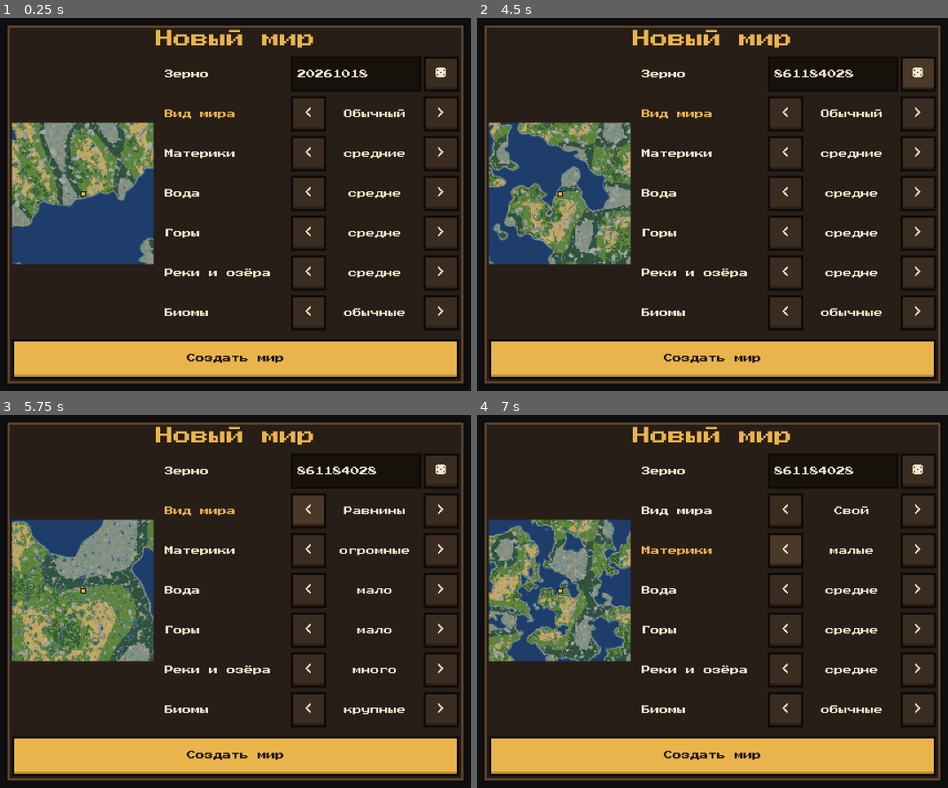
Above: before the commit, frames 1-4 (two rows, left to right).
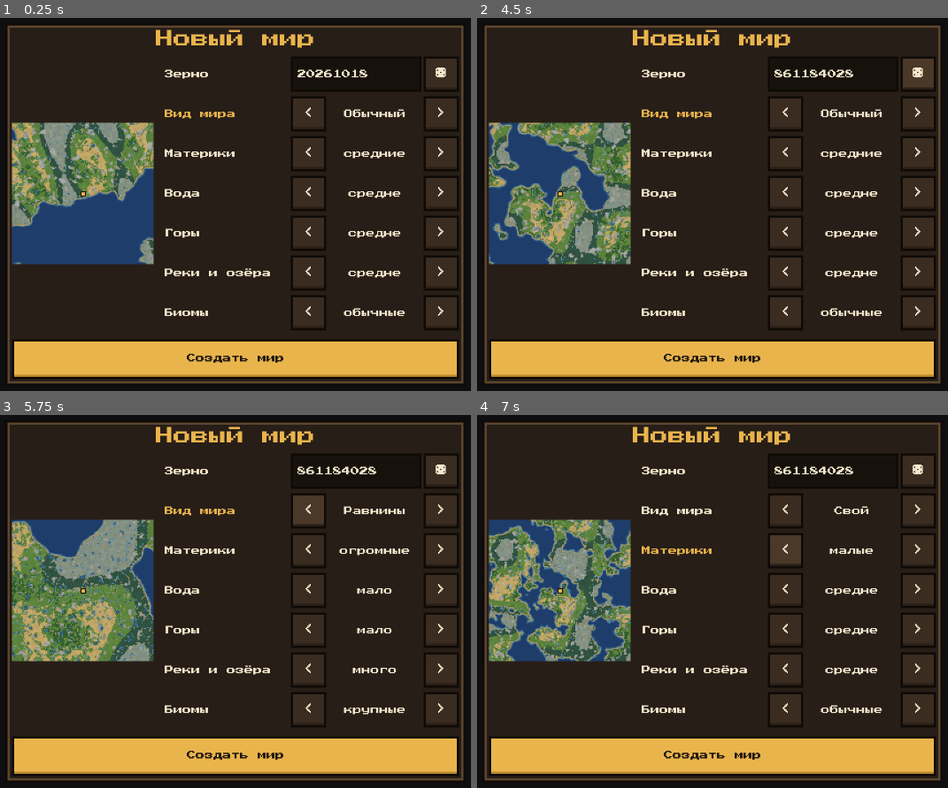
Above: after the commit, the same moments.

Repository: randomboygh/survivium
Game: Godot game, scene res://scenes/main.tscn
The game is run twice, just before and just after one commit, with the same random seed, the same clock (stepped at 60 frames per second) and the same inputs.
Inputs (mouse positions are in pixels of both pictures, inside the frame that each line leads up to):
- Up to frame 1 (0.25 s): no input
- Up to frame 2 (4.5 s): click (933, 36) at 0.5 s; click (outside the picture) at 1.25 s; click (778, 32) at 2.02 s; click (830, 32) at 2.77 s; click (886, 32) at 3.52 s; click (919, 73) at 4.27 s
- Up to frame 3 (5.75 s): click (310, 511) at 5.02 s
- Up to frame 4 (7 s): click (919, 511) at 5.77 s; click (787, 549) at 6.52 s

The runs differ from the first frame. In frame 1, 0.1% of the frame differs, in the area x 2-33%, y 27-66%; in frame 2, 0.3%; in frame 3, 0.2%; in frame 4, 0.6%, in the area x 2-33%, y 27-67%.

Commit message:
Flatter beaches, rivers widening to their mouths, map zoomed out further
- Where the cliff noise is low the coast is a flat beach: the land stays a
  level above the sea for FLAT_BEACH cells and the sea floor slopes gently;
  hills grow in further from the coast everywhere.
- Rivers widen over MOUTH_REACH cells towards the sea or a lake, so they
  are brooks at the source and broad at the mouth; their bed is cut into
  the lake or sea floor too, so there is no step where they flow in.
- The minimap paints a chunk's ground already at TERRAIN, two chunks ahead
  of the meshes, so the world is not seen being made at its edge.
- The full-screen map zooms out to a quarter of a UI pixel per map pixel.

Co-Authored-By: Claude Opus 5.5 <noreply@anthropic.com>
Claude-Session: https://claude.ai/code/session_01Y4rKGXuRcNmUqi41U2UZUY

Diff:
--- a/src/client/chunk_streamer.gd
+++ b/src/client/chunk_streamer.gd
@@ -88,7 +88,7 @@
 var job_part := -1
 var job_meshes := []
 var job_plant_parts := {}
-## Chunks just shaped whose columns the roof map (part 0) and the minimap (part 1)
+## Chunks just made whose columns the roof map (part 0) and the minimap (part 1)
 ## still have to take, one a frame: Vector3i(key.x, key.y, part).
 var paint_queue: Array[Vector3i] = []
 ## True once every chunk within LOAD_RANGE of the player is built.
@@ -259,11 +259,16 @@
 
 ## A chunk reached a stage: once it is SHAPED its columns are final, so the roof
 ## map and the minimap take them, at once with `now` (the loading screen and tools),
-## else one a frame (see run_jobs).
+## else one a frame (see run_jobs). The minimap paints its ground already at TERRAIN,
+## two chunks ahead of the meshes, so the world is not seen being made at its edge;
+## the trees come in with SHAPED.
 func _on_generated(key: Vector2i, stage: int, now := false) -> void:
-	if stage != WorldGen.SHAPED:
-		return
-	for part in 2:
+	var parts: Array
+	if stage == WorldGen.SHAPED:
+		parts = [0, 1]
+	elif stage == WorldGen.TERRAIN:
+		parts = [1]
+	for part: int in parts:
 		if now:
 			_paint(Vector3i(key.x, key.y, part))
 		else:
--- a/src/client/map_view.gd
+++ b/src/client/map_view.gd
@@ -7,8 +7,11 @@
 const UiStyle := preload("res://src/client/ui_style.gd")
 const Minimap := preload("res://src/client/minimap.gd")
 
-## UI pixels per map pixel (a map pixel is two by two cells).
-const ZOOMS := [1, 2, 3, 4, 6]
+## UI pixels per map pixel (a map pixel is two by two cells); below one the map
+## shrinks, so a long walk fits on the screen.
+const ZOOMS := [0.25, 0.5, 1.0, 2.0, 3.0, 4.0, 6.0]
+## The zoom the map opens at the first time.
+const FIRST_ZOOM := 3
 const BUTTON := 36
 const MARGIN := 8
 const BACKGROUND := Color(0.06, 0.06, 0.07, 0.97)
@@ -18,7 +21,7 @@
 var minimap: Minimap
 ## The column in the middle of the screen, in cells.
 var centre := Vector2.ZERO
-var zoom_index := 1
+var zoom_index := FIRST_ZOOM
 ## Fingers on the map by index, and how far apart two of them were when the pinch
 ## last changed the zoom.
 var _fingers := {}
@@ -175,6 +178,6 @@
 	draw_rect(rect, BACKGROUND)
 	minimap.draw_map(self, rect, centre, zoom())
 	var p := (rect.get_center() + (Vector2(minimap.player_cell) - centre) / Minimap.STEP * zoom()).floor()
-	var r := 1.0 + zoom_index
+	var r := 1.0 + maxi(0, zoom_index - 2)
 	draw_rect(Rect2(p - Vector2(r + 1, r + 1), Vector2(2 * r + 3, 2 * r + 3)), UiStyle.DARK_INK)
 	draw_rect(Rect2(p - Vector2(r, r), Vector2(2 * r + 1, 2 * r + 1)), UiStyle.ACCENT)
--- a/src/shared/world_gen.gd
+++ b/src/shared/world_gen.gd
@@ -4,8 +4,9 @@
 ## comes from noise at the column itself, so any chunk can be made at any time, as the
 ## player comes near (see ChunkStreamer), and made again the same after it was dropped.
 ## Continents and oceans come from a very slow noise, mountains, plateaus and cliff
-## coasts from slower and faster ones over the land, rivers run along the zero lines of
-## a noise and lakes fill its high spots, both at the level of the sea, and the climate
+## coasts from slower and faster ones over the land (and flat beaches where the cliff
+## noise is low), rivers run along the zero lines of a noise, widening towards the sea,
+## and lakes fill its high spots, both at the level of the sea, and the climate
 ## (warmth and moisture) is noise too, so biomes spread over hundreds of cells. A chunk
 ## is made in three stages that each read only what the stages before left in place:
 ## 1. TERRAIN: the columns of the chunk and a margin around it are laid out (height,
@@ -95,6 +96,11 @@
 ## surface here.
 const SHEER_TOP := 1
 const ENTRANCE := 2
+## Cells of level sand along a flat coast (see _relief).
+const FLAT_BEACH := 28.0
+## Rivers widen towards the sea or a lake over this many cells, so they are brooks
+## at their sources and broad at their mouths.
+const MOUTH_REACH := 400.0
 
 var world: WorldData
 var world_seed: int
@@ -520,14 +526,19 @@
 	# A ragged coast: the distance wobbles with a faster noise.
 	coast += (shape - 128) / 128.0 * 6.0
 	var h := hills / 255.0
-	var inland := clampf(coast / 64.0, 0.0, 1.0)
-	var land := sea + 1.0 + inland * (1.0 + h * 7.0)
-	var floor_h := sea - 2.0 - minf(5.0, -coast / 8.0)
+	# Where the cliff noise is low the coast is a flat beach: the land stays a level
+	# above the sea for a band of FLAT_BEACH cells, and the sea floor slopes gently.
+	var cl := cliff / 127.5 - 1.0
+	var flat := 1.0 - smoothstep(-0.3, -0.05, cl)
+	var inland := clampf((coast - FLAT_BEACH * flat) / 64.0, 0.0, 1.0)
+	# The hills grow in further from the coast than the land rises.
+	var land := sea + 1.0 + inland * (1.0 + h * 7.0 * inland)
+	var floor_h := lerpf(sea - 2.0 - minf(5.0, -coast / 8.0), sea - 1.0 - minf(6.0, -coast / 10.0), flat)
 	var kind := PLAIN
 	var mask := smoothstep(-6.0, 6.0, coast)
 	# Cliff coasts: the land keeps its height right up to the water and drops into
 	# the sea in one sheer wall.
-	var cliffy := smoothstep(0.35, 0.6, cliff / 127.5 - 1.0)
+	var cliffy := smoothstep(0.35, 0.6, cl)
 	if cliffy > 0.5 and coast < 48.0:
 		mask = 1.0 if coast > 0.0 else 0.0
 		land = maxf(land, sea + 4.0 + h * 3.0)
@@ -602,34 +613,40 @@
 		var sheer := steep[j] >= steep_t or kind == CLIFFS or kind == HIGHLAND
 		var rocky := height > sea + 12 or (kind == CLIFFS and height >= sea)
 		var wt := -1
+		# Rivers along the zero lines of the river noise, where the flow noise lets
+		# them run, narrow at the source and wider towards the sea or a lake.
+		var flowing := smoothstep(river_from, river_from + 0.35, flow[j] / 127.5 - 1.0)
+		var d := river[j]
+		var mouth := 1.0 - smoothstep(0.0, MOUTH_REACH, minf(coast[j], -lake[j]))
+		var rw := 0.6 + (1.6 + 4.4 * mouth) * flowing
+		var wet_bed := flowing > 0.2
+		# The river's bed, also cut into the floor of the lake or the sea it flows
+		# into, so the channel runs on without a step until the floor is deeper.
+		var channel := sea - (2 if d < rw - 1.0 else 1) if wet_bed and d <= rw else size_y
 		if height < sea:
 			wt = sea
 			b = SEA
 			feature = OCEAN
+			height = mini(height, channel)
 		else:
 			# Lakes over the high spots of the lake noise in the plains, with gentle
 			# shores.
 			var in_lake := lake[j]
 			if kind == PLAIN and height <= sea + 8 and in_lake > -8.0:
 				if in_lake > 0.0:
-					height = mini(height, sea - 1 - mini(4, int(in_lake / 3.0)))
+					height = mini(mini(height, sea - 1 - mini(4, int(in_lake / 3.0))), channel)
 					wt = sea
 					b = SEA
 					feature = LAKE
 				else:
 					height = mini(height, sea + 1 + int(-in_lake))
-			# Rivers along the zero lines of the river noise, as wide as the flow noise
-			# lets them be; where it fades the valley rises and the river ends.
-			var flowing := smoothstep(river_from, river_from + 0.35, flow[j] / 127.5 - 1.0)
+			# Where the flow fades the valley rises and the river ends.
 			if wt < 0 and flowing > 0.0:
-				var d := river[j]
-				var rw := 0.8 + 4.2 * flowing
 				var canyon := kind == MOUNTAIN or kind == HIGHLAND or height > sea + 10
 				var rf := rw + (3.5 if canyon else 1.5)
-				var wet_bed := flowing > 0.2
 				var bed := sea if wet_bed else int(lerpf(height, sea, flowing / 0.2))
 				if d <= rw and wet_bed:
-					height = mini(height, sea - (2 if d < rw - 1.0 else 1))
+					height = mini(height, channel)
 					wt = sea
 					b = SEA
 					top = Mat.SAND
--- a/tests/run_tests.gd
+++ b/tests/run_tests.gd
@@ -115,6 +115,20 @@
 	# Settings change the world: more water, a different world.
 	var wet := WorldGen.new(42, 40, {"water": 2})
 	_check(wet.coast_level > a.gen.coast_level, "more water lifts the coast")
+	# A river runs into a lake without a step in its bed: where a river column
+	# meets the lake, the lake floor is seldom higher (only beside the channel).
+	var mouth := WorldGen.new(20261018).lay_out(72, -1844, 256, 256)
+	var meets := 0
+	var steps := 0
+	for j in mouth.feature.size():
+		if mouth.feature[j] != WorldGen.RIVER or j < 256 or j >= 255 * 256 or j % 256 == 0 or j % 256 == 255:
+			continue
+		for dj: int in [-1, 1, -256, 256]:
+			if mouth.feature[j + dj] in [WorldGen.LAKE, WorldGen.OCEAN]:
+				meets += 1
+				if mouth.heights[j + dj] > mouth.heights[j]:
+					steps += 1
+	_check(meets > 0 and steps * 4 < meets, "rivers flow into lakes without a step (%d of %d higher)" % [steps, meets])
 
 
 ## A world of `seed` made at once over four by four chunks at its spawn: {"gen", "world",
